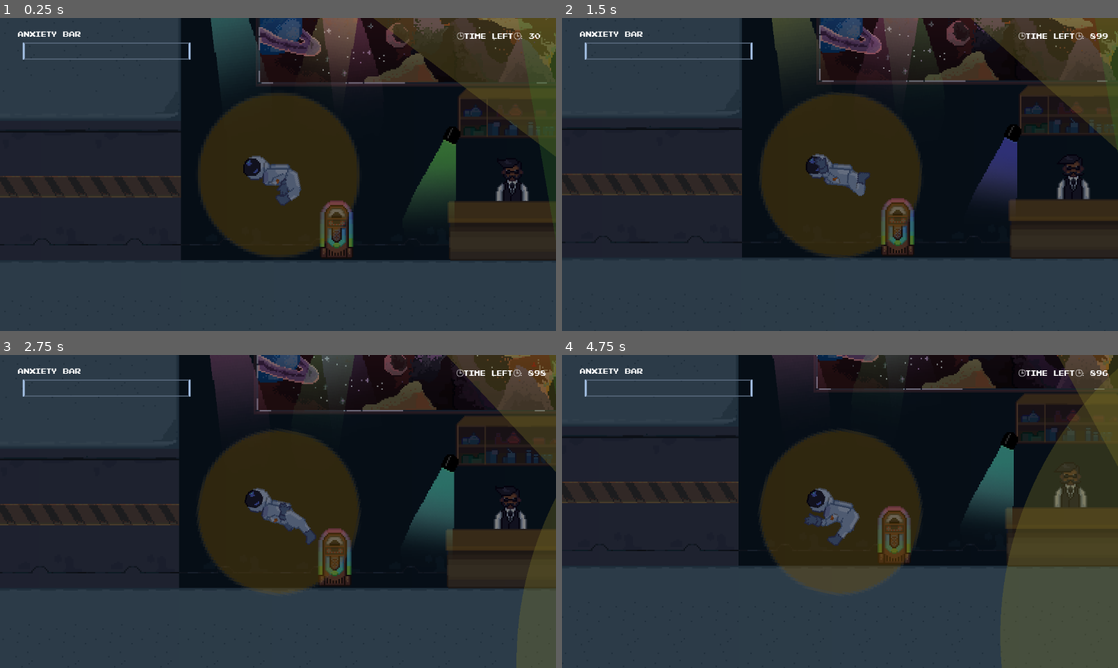
Above: before the commit, frames 1-4 (two rows, left to right).
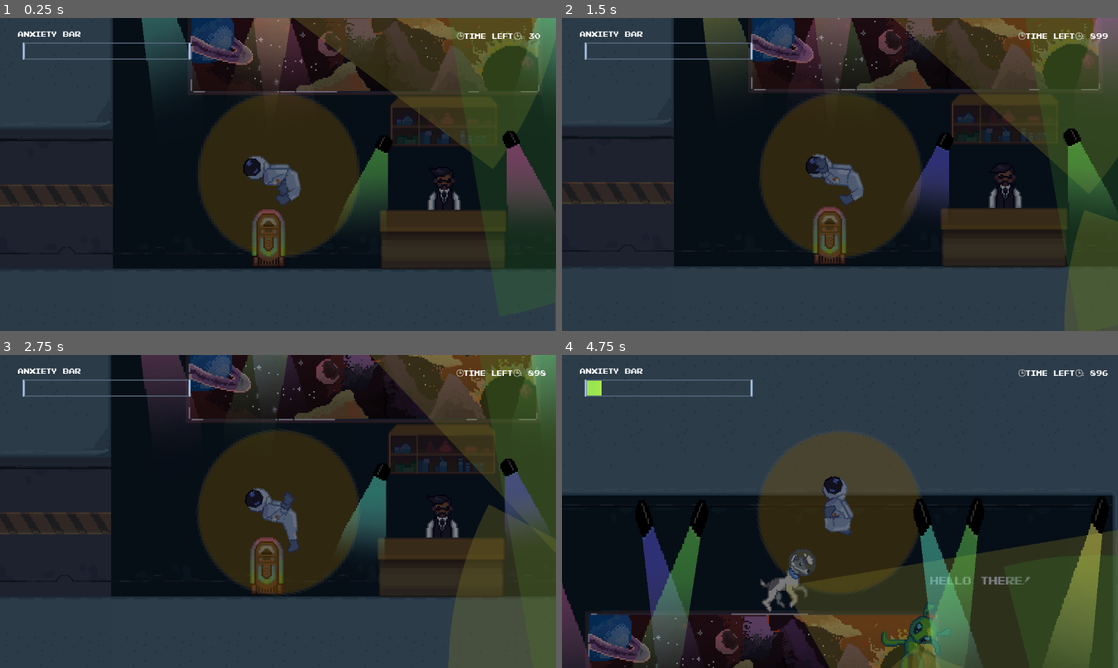
Above: after the commit, the same moments.

Repository: PiotrusWatson/last_party
Game: Godot game, scene res://worlds/piotrus_scene.tscn
Two runs of this game, one before a commit and one after it. Both use one fixed random seed, a clock stepped at 60 frames per second and the inputs below.
Inputs (mouse positions are in pixels of both pictures, inside the frame that each line leads up to):
- Up to frame 1 (0.25 s): no input
- Up to frame 2 (1.5 s): move the mouse to (962, 158) at 0.52 s; press the mouse at (962, 158) at 0.53 s; move the mouse to (728, 190) at 1.27 s; release the mouse at (728, 190) at 1.28 s; tap E (Interact) at 1.35 s
- Up to frame 3 (2.75 s): move the mouse to (333, 442) at 2.02 s; press the mouse at (333, 442) at 2.03 s
- Up to frame 4 (4.75 s): move the mouse to (812, 574) at 2.77 s; release the mouse at (812, 574) at 2.78 s; tap E (Interact) at 2.85, 4.35 s; move the mouse to (1006, 558) at 3.52 s; press the mouse at (1006, 558) at 3.53 s; move the mouse to (673, 464) at 4.27 s; release the mouse at (673, 464) at 4.28 s

The runs differ from the first frame. In frame 1, 34% of the frame differs, in the area x 0-100%, y 0-100%; in frame 2, 37%; in frame 3, 35%; in frame 4, 79%.

Commit message:
some stuff idk

Diff:
--- a/components/interactable.tscn
+++ b/components/interactable.tscn
@@ -1,11 +1,15 @@
-[gd_scene load_steps=2 format=3 uid="uid://dnck532nfk6np"]
+[gd_scene load_steps=3 format=3 uid="uid://dnck532nfk6np"]
 
 [ext_resource type="Script" path="res://prefabs/props/interactable.gd" id="1_lmn3m"]
+[ext_resource type="FontFile" uid="uid://b5bnvck7qd1tf" path="res://prefabs/partygoer/Pixel NES.otf" id="1_pcmw1"]
 
 [node name="Interactable" type="Label"]
+texture_filter = 1
 offset_left = -23.0
 offset_top = -42.0
 offset_right = 117.0
 offset_bottom = -19.0
+scale = Vector2(0.5, 0.5)
+theme_override_fonts/font = ExtResource("1_pcmw1")
 text = "Press E"
 script = ExtResource("1_lmn3m")
--- a/prefabs/props/bar.tscn
+++ b/prefabs/props/bar.tscn
@@ -1,8 +1,9 @@
-[gd_scene load_steps=26 format=3 uid="uid://cchwrfy400lx4"]
+[gd_scene load_steps=27 format=3 uid="uid://cchwrfy400lx4"]
 
 [ext_resource type="Script" path="res://prefabs/props/bar.gd" id="1_x8p1t"]
 [ext_resource type="PackedScene" uid="uid://dnck532nfk6np" path="res://components/interactable.tscn" id="2_k3fl2"]
 [ext_resource type="Texture2D" uid="uid://dcx7c5ra88lfa" path="res://sprites/Background/barShelf.png" id="3_flrdc"]
+[ext_resource type="FontFile" uid="uid://b5bnvck7qd1tf" path="res://prefabs/partygoer/Pixel NES.otf" id="3_k0aui"]
 [ext_resource type="Texture2D" uid="uid://trq1eadbtpqw" path="res://sprites/Bartender/bartender_idle.png" id="4_h0ls8"]
 [ext_resource type="Texture2D" uid="uid://y5aqc3qr7seo" path="res://sprites/Bartender/bartender_GivesBeer.png" id="5_1tund"]
 [ext_resource type="Texture2D" uid="uid://btoh8ejigin3h" path="res://sprites/Background/BarDesk.png" id="5_104cm"]
@@ -147,6 +148,13 @@
 [node name="Sprite2D" type="Sprite2D" parent="."]
 
 [node name="Interactable" parent="." instance=ExtResource("2_k3fl2")]
+texture_filter = 1
+offset_left = 12.0
+offset_top = -23.0
+offset_right = 97.0
+offset_bottom = 0.0
+scale = Vector2(0.5, 0.5)
+theme_override_fonts/font = ExtResource("3_k0aui")
 
 [node name="InteractableZone" type="Area2D" parent="."]
 
--- a/worlds/piotrus_scene.tscn
+++ b/worlds/piotrus_scene.tscn
@@ -169,7 +169,7 @@
 script = ExtResource("1_d6a5b")
 
 [node name="Player" parent="." instance=ExtResource("1_xf4hq")]
-position = Vector2(547, -59)
+position = Vector2(594, -65)
 
 [node name="MainCamera" parent="." node_paths=PackedStringArray("thing_to_follow") instance=ExtResource("3_st8m8")]
 thing_to_follow = NodePath("../Player")
Not shown: 1 places in worlds/tutorial_scene.tscn that only renumber resources
